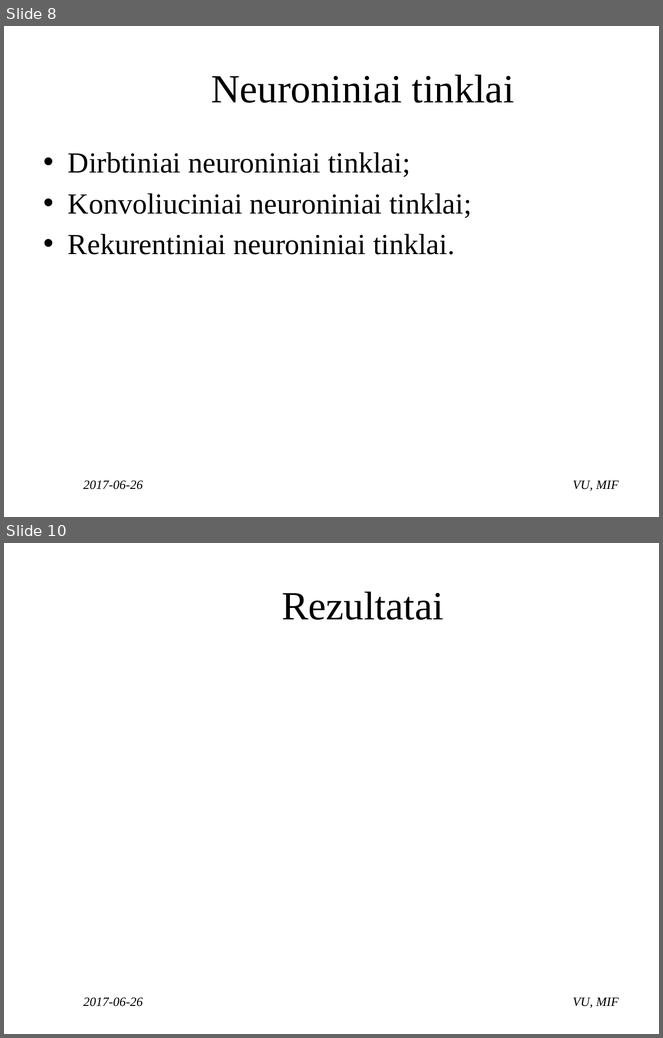
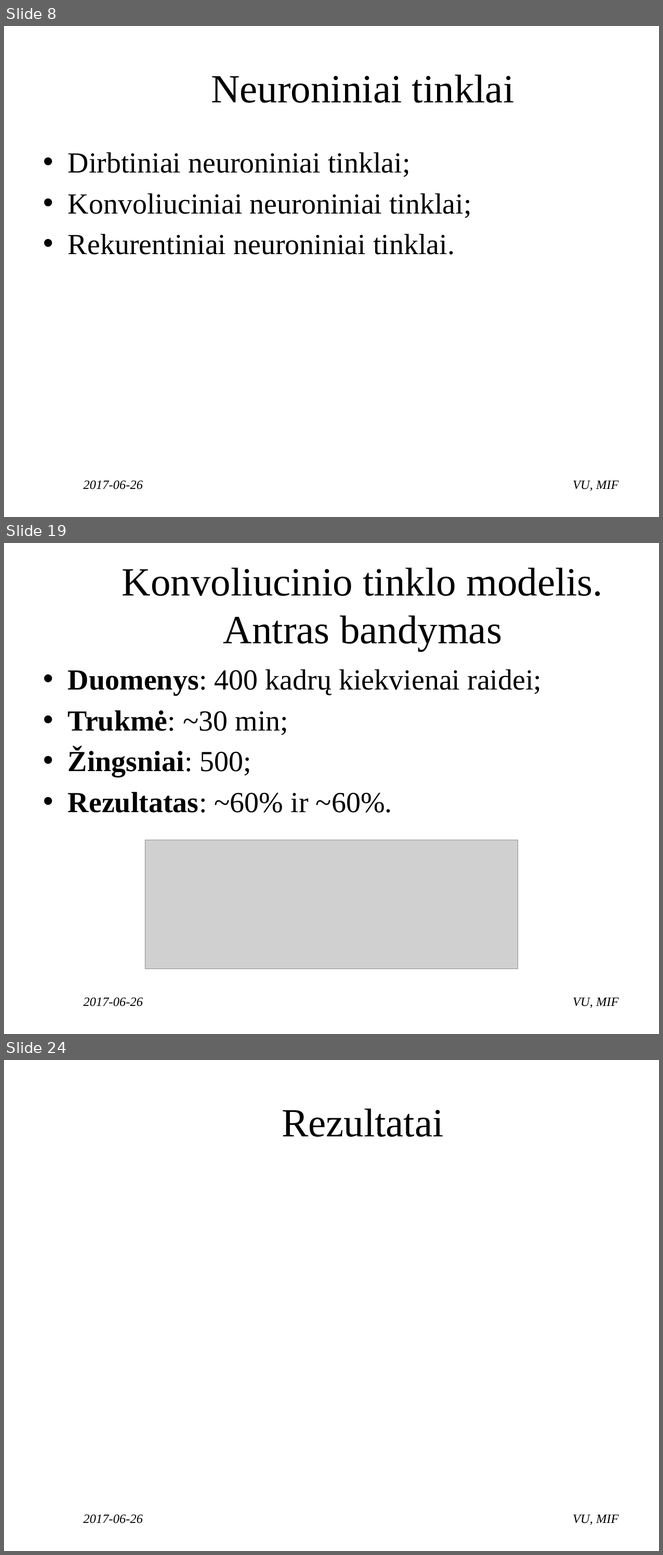
Before and after one commit to ambrazasp/Sign-Language-Recognition, a slide deck: Gestų kalbos atpažinimas naudojant internetinę kamerą.pptx. Shown one above the other, each under a label of ours: slides 8 and 10 before the commit, slides 8, 19 and 24 after it; the slides between them are not shown. The pictures are 663x1038 and 663x1555 pixels, drawn with LibreOffice and Linux fonts; fonts in the diff are those of the drawing; grey boxes stand for pictures; background and template pictures are left out. Boxes give left, top, right and bottom in pixels: in the first picture for what was removed or moved away, otherwise in the second. Text is boxed around its words. In the diff, an @@ line names an element or a change of style, - is before the commit and + after.

```diff
--- a/Gestų kalbos atpažinimas naudojant internetinę kamerą.pptx
+++ b/Gestų kalbos atpažinimas naudojant internetinę kamerą.pptx
@@ slide 19 added at box(4, 543, 659, 1034), background #FFFFFF @@
@@ title added at box(122, 567, 603, 651), 44 pt, text #000000 @@
+Konvoliucinio tinklo modelis.
+Antras bandymas
@@ text added at box(68, 669, 542, 813), 32 pt, text #000000 @@
+• Duomenys: 400 kadrų kiekvienai raidei;
+• Trukmė: ~30 min;
+• Žingsniai: 500;
+• Rezultatas: ~60% ir ~60%.
@@ picture added at box(145, 840, 518, 969) @@
@@ text added at box(84, 997, 143, 1007), 14 pt, text #000000, italic @@
+2017-06-26
@@ text added at box(573, 998, 619, 1008), 14 pt, text #000000, italic @@
+VU, MIF
@@ what was slide 10 is now slide 24 @@
```
Also in this commit, not shown: 3 slides changed, 13 other slides added, 2 other files.
